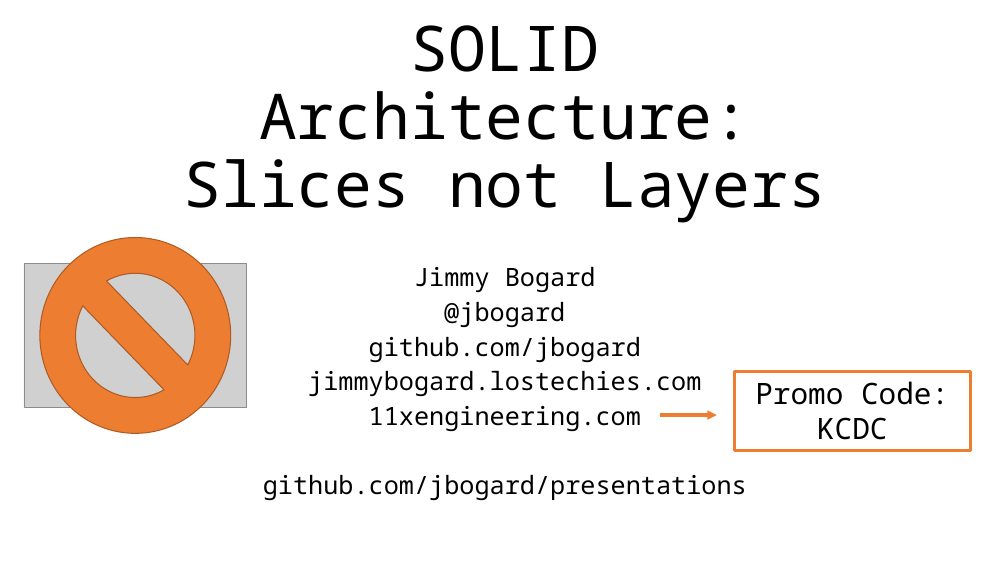
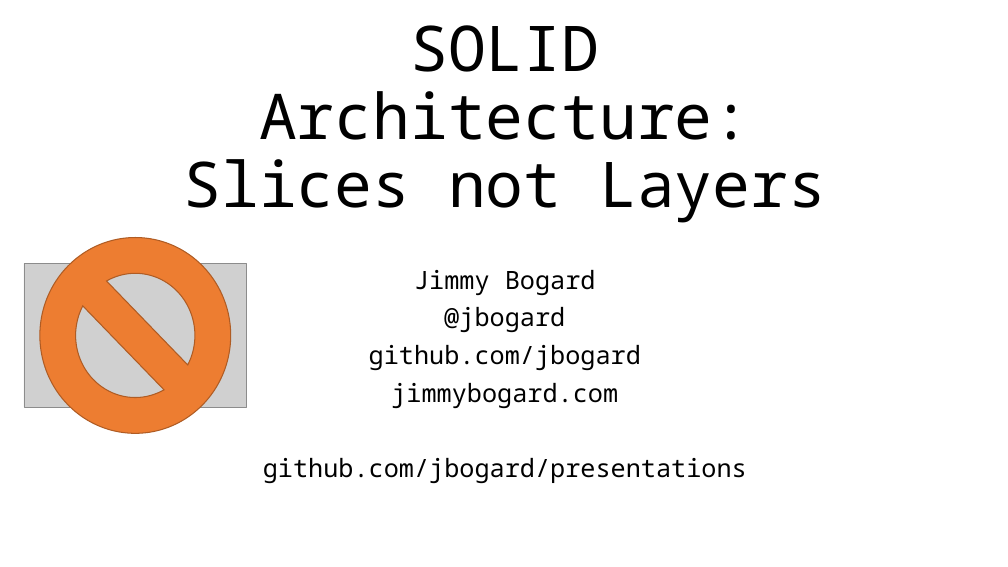
Before and after one commit to jbogard/presentations, a slide deck: slide 52 of SOLIDArchitecture/SOLIDArchitecture.pptx. Drawn at 1008x567 pixels with LibreOffice and Linux fonts; fonts in the diff are those of the drawing; grey boxes stand for pictures. Boxes give left, top, right and bottom in pixels: in the first picture for what was removed or moved away, otherwise in the second. Text is boxed around its words. In the diff, an @@ line names an element or a change of style, - is before the commit and + after.

```diff
--- a/SOLIDArchitecture/SOLIDArchitecture.pptx
+++ b/SOLIDArchitecture/SOLIDArchitecture.pptx
@@ subtitle at box(263, 270, 747, 483): line spacing 0.8 to 0.9 @@
@@ subtitle at box(391, 383, 618, 408): text changed @@
-jimmybogard.lostechies.com
-11xengineering.com
+jimmybogard.com
@@ rectangle removed at box(734, 371, 970, 450) @@
-Promo Code:
-KCDC
@@ arrow removed from (660, 415) to (717, 415) @@
```
Also in this commit, not shown: 3 other slides changed, 3 other files.
